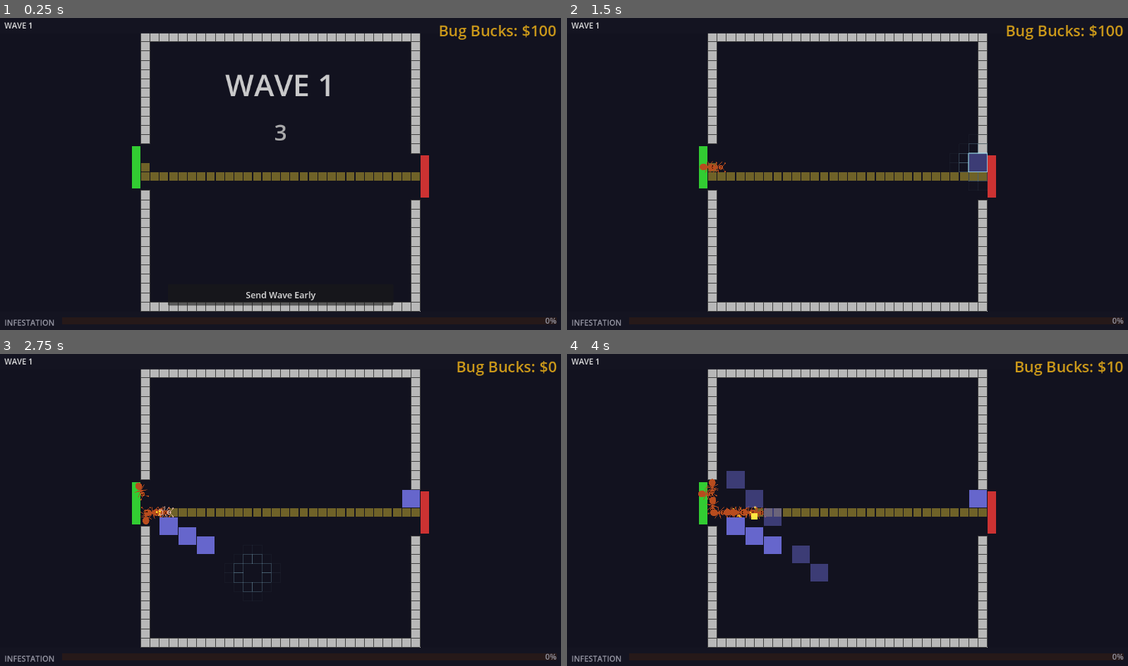
Above: before the commit, frames 1-4 (two rows, left to right).
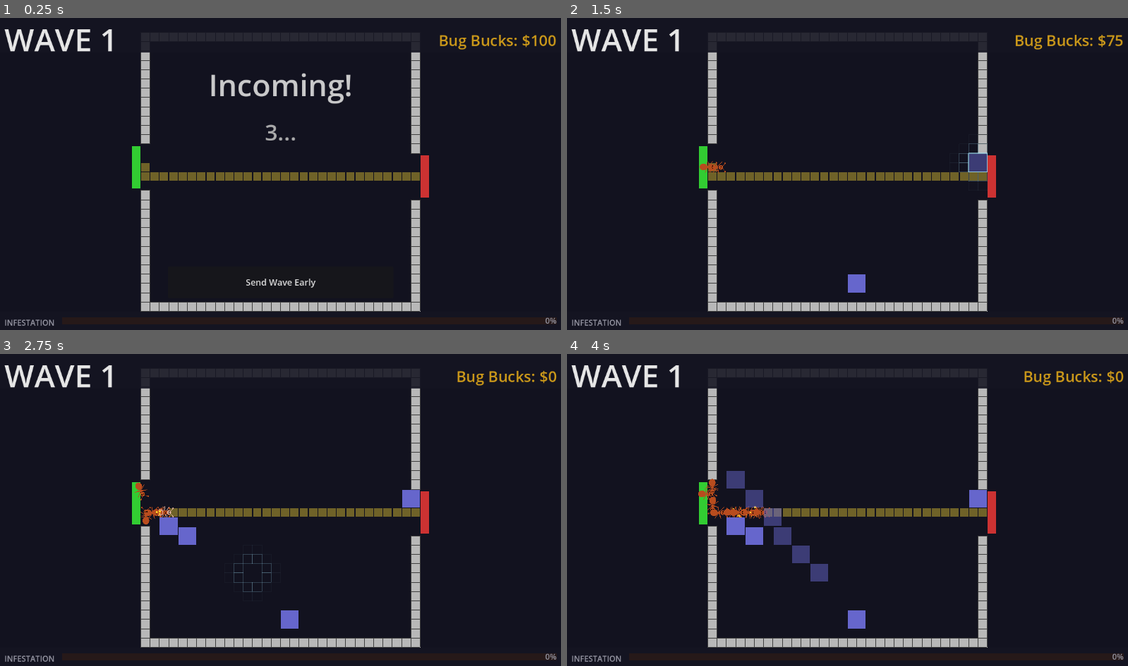
Above: after the commit, the same moments.

Repository: TimGoergen/critter-quitters
Game: Godot game, scene res://Main.tscn
The game is run twice, just before and just after one commit, with the same random seed, the same clock (stepped at 60 frames per second) and the same inputs.
Inputs (mouse positions are in pixels of both pictures, inside the frame that each line leads up to):
- Up to frame 1 (0.25 s): no input
- Up to frame 2 (1.5 s): click "Send Wave Early" at 0.5 s; tap Enter at 1.25 s; move the mouse to (970, 155) at 1.27 s; click (970, 155) at 1.42 s
- Up to frame 3 (2.75 s): tap Space at 2 s; drag from (168, 522) to (252, 572) at 2.02 s
- Up to frame 4 (4 s): move the mouse to (903, 438) at 2.77 s; click (903, 438) at 2.92 s; drag from (819, 572) to (679, 460) at 3.52 s

The runs differ from the first frame. In frame 1, 4.6% of the frame differs, in the area x 0-100%, y 1-93%; in frame 2, 2.9%; in frame 3, 3.1%; in frame 4, 3.3%.

Commit message:
Polish HUD: wave label, countdown splash, and button layout
- Wave label in top-left is now 4x larger (64px) and bold
- Countdown splash shows "Incoming!" + "#..." with 2 Hz blink on the number
- "Send Wave Early" and "Restart" buttons share the same bottom-centre position (80–90% vertical, 30–70% horizontal)

Co-Authored-By: Claude Sonnet 4.6 <noreply@anthropic.com>

Diff:
--- a/game/ui/HUD.gd
+++ b/game/ui/HUD.gd
@@ -14,7 +14,7 @@
 const COLOR_INFESTED    := Color(0.85, 0.10, 0.10, 1.0)
 const COLOR_OVERLAY_BG  := Color(0.04, 0.02, 0.02, 0.82)
 
-const PANEL_H: float = 40.0
+const PANEL_H: float = 80.0
 const BAR_H:   float = 14.0
 const MARGIN:  float = 12.0
 
@@ -26,6 +26,8 @@
 var _countdown_number_label: Label
 var _send_wave_btn:     Button
 var _run_over_overlay:  Control
+
+var _blink_time: float = 0.0
 
 
 func _ready() -> void:
@@ -53,6 +55,11 @@
 	add_child(top_bg)
 
 	_wave_label = _make_label("WAVE 0", Vector2(MARGIN, 0.0), PANEL_H)
+	_wave_label.position.y = (PANEL_H - 64.0) * 0.5  # centre the 64 px glyph in the taller panel
+	_wave_label.add_theme_font_size_override("font_size", 64)
+	var bold_wave_font := SystemFont.new()
+	bold_wave_font.font_weight = 700
+	_wave_label.add_theme_font_override("font", bold_wave_font)
 	top_bg.add_child(_wave_label)
 
 	_bucks_label                      = _make_label("Bug Bucks: $0", Vector2(0.0, 0.0), PANEL_H)
@@ -141,15 +148,13 @@
 	_countdown_number_label.visible = false
 	add_child(_countdown_number_label)
 
-	# "Send Wave Early" button — anchored above the infestation bar, hidden during waves.
+	# "Send Wave Early" button — bottom-centre of the screen, hidden during waves.
 	_send_wave_btn                = Button.new()
 	_send_wave_btn.text           = "Send Wave Early"
-	_send_wave_btn.anchor_left    = 0.3
-	_send_wave_btn.anchor_right   = 0.7
-	_send_wave_btn.anchor_top     = 1.0
-	_send_wave_btn.anchor_bottom  = 1.0
-	_send_wave_btn.offset_top     = -(BAR_H + MARGIN * 2.0 + MARGIN + 44.0)
-	_send_wave_btn.offset_bottom  = -(BAR_H + MARGIN * 2.0 + MARGIN)
+	_send_wave_btn.anchor_left    = 0.30
+	_send_wave_btn.anchor_right   = 0.70
+	_send_wave_btn.anchor_top     = 0.80
+	_send_wave_btn.anchor_bottom  = 0.90
 	_send_wave_btn.add_theme_font_size_override("font_size", 18)
 	_send_wave_btn.visible        = false
 	_send_wave_btn.pressed.connect(_on_send_wave_pressed)
@@ -184,10 +189,10 @@
 
 	var btn := Button.new()
 	btn.text                 = "Restart"
-	btn.anchor_left          = 0.35
-	btn.anchor_right         = 0.65
-	btn.anchor_top           = 0.62
-	btn.anchor_bottom        = 0.75
+	btn.anchor_left          = 0.30
+	btn.anchor_right         = 0.70
+	btn.anchor_top           = 0.80
+	btn.anchor_bottom        = 0.90
 	btn.add_theme_font_size_override("font_size", 28)
 	btn.process_mode         = Node.PROCESS_MODE_ALWAYS
 	btn.pressed.connect(_on_restart_pressed)
@@ -210,8 +215,8 @@
 
 func _on_wave_countdown_changed(seconds_remaining: int) -> void:
 	if seconds_remaining > 0:
-		_countdown_wave_label.text    = "WAVE %d" % GameState.current_wave
-		_countdown_number_label.text  = "%d" % seconds_remaining
+		_countdown_wave_label.text    = "Incoming!"
+		_countdown_number_label.text  = "%d..." % seconds_remaining
 		_countdown_wave_label.visible   = true
 		_countdown_number_label.visible = true
 		_send_wave_btn.visible          = true
@@ -219,6 +224,17 @@
 		_countdown_wave_label.visible   = false
 		_countdown_number_label.visible = false
 		_send_wave_btn.visible          = false
+		_blink_time = 0.0
+		_countdown_number_label.modulate.a = 1.0
+
+
+func _process(delta: float) -> void:
+	if not _countdown_number_label.visible:
+		return
+	_blink_time += delta
+	# 2 full on-off cycles per second: period = 1/2 s, on for the first half of each cycle.
+	var on: bool = fmod(_blink_time, 1.0 / 2.0) < (1.0 / 4.0)
+	_countdown_number_label.modulate.a = 1.0 if on else 0.0
 
 
 func _on_send_wave_pressed() -> void:
